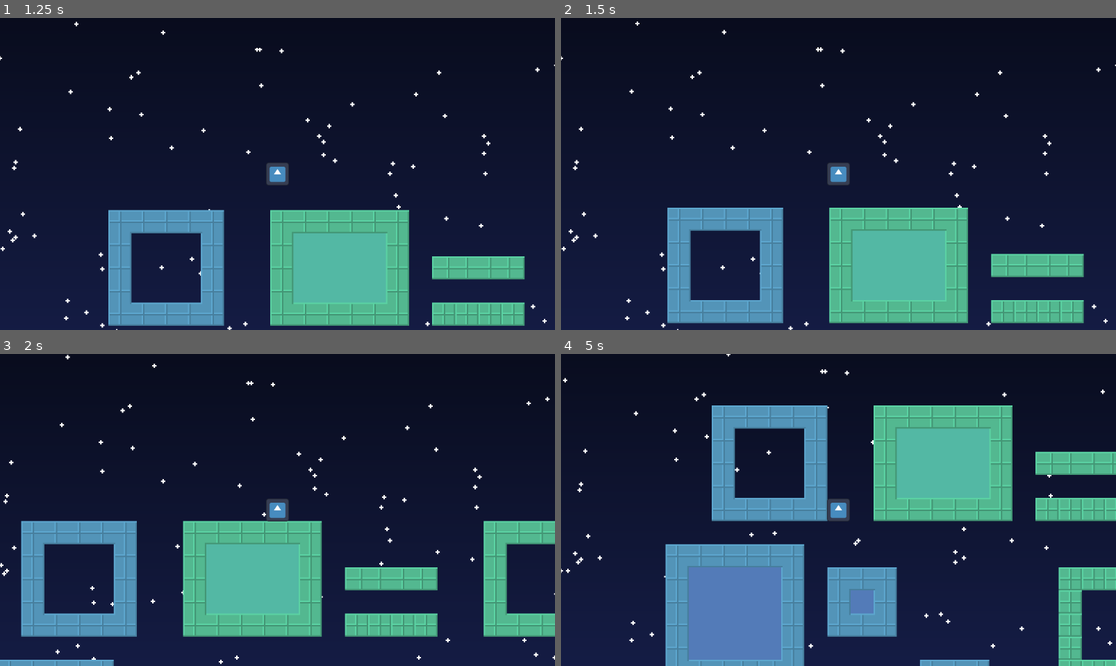
Above: before the commit, frames 1-4 (two rows, left to right).
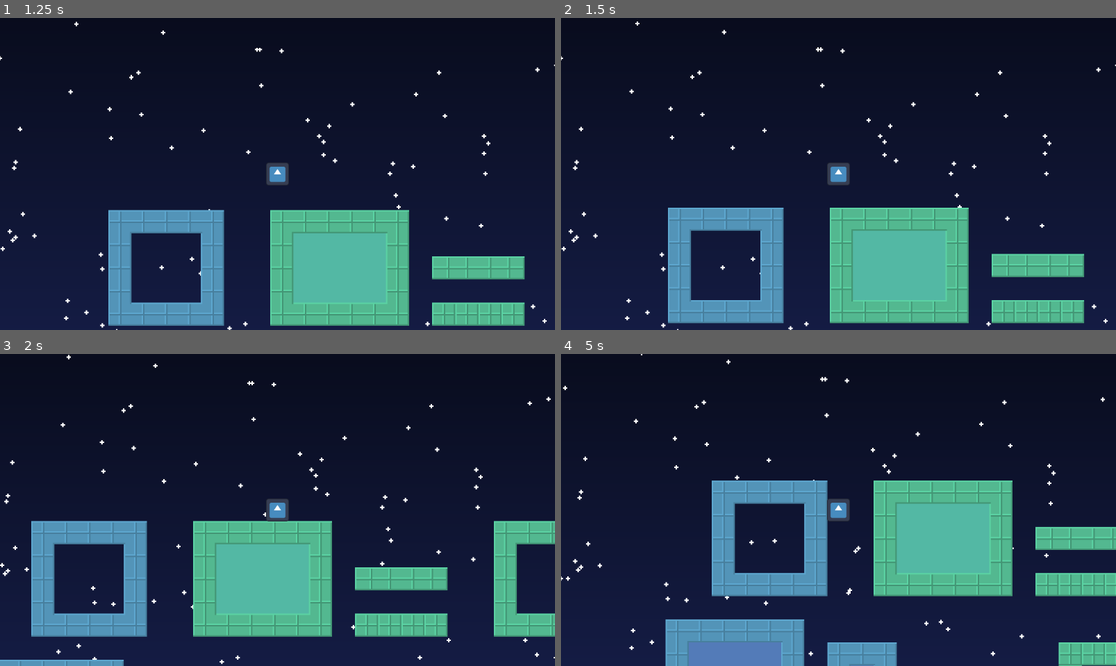
Above: after the commit, the same moments.

Repository: reneelias/Godot-2D-Platformer
Game: Godot game, scene res://Scenes/main.tscn
Two runs of this game, one before a commit and one after it. Both use one fixed random seed, a clock stepped at 60 frames per second and the inputs below. The engine's default icon, where the game draws it, is replaced by a stand-in: a white triangle on a blue panel in a dark square.
Inputs:
- Up to frame 1 (1.25 s): tap Enter at 0.5 s; hold D from 0.53 s (still down); hold R from 0.53 s (still down); tap Space at 0.77 s
- Up to frame 2 (1.5 s): keep holding D; tap Space at 1.25 s; release R at 1.28 s; tap R at 1.35 s
- Up to frame 3 (2 s): keep holding D; tap Space at 1.52 s
- Up to frame 4 (5 s): release D at 2.03 s; hold A 2.03-2.78 s; hold R 2.03-2.78 s; tap Enter at 2.75 s; hold D 2.78-4.28 s; tap R at 2.85, 4.35 s; tap Space at 3.02, 3.77, 4.25, 4.52 s; hold R 3.53-4.28 s; hold A from 4.28 s (still down)

Frame 1 is identical in both runs. In frame 2, 0.8% of the frame differs, in the area x 19-95%, y 60-98%; in frame 3, 7.8%; in frame 4, 36%, in the area x 0-100%, y 0-100%.

Commit message:
moveSpeed toned down

Diff:
--- a/2d-platformer/Scenes/main.tscn
+++ b/2d-platformer/Scenes/main.tscn
@@ -212,7 +212,7 @@
 
 [node name="Player" parent="." instance=ExtResource("4_jjvhh")]
 position = Vector2(-59, -121)
-moveSpeed = 9.0
+moveSpeed = 7.0
 jumpSpeed = 75
 friction = 0.1
 inAirDamp = 0.8
